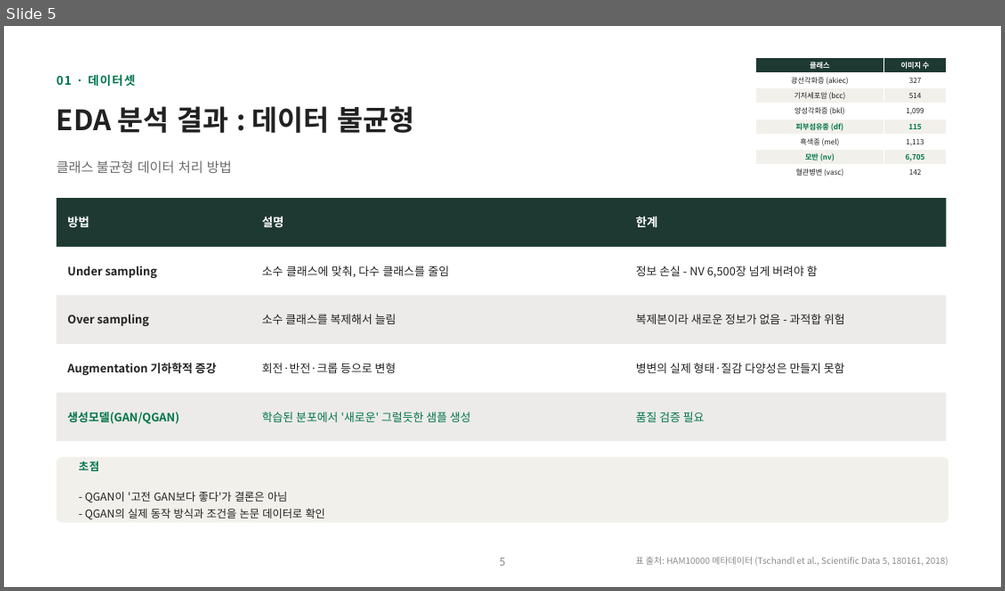
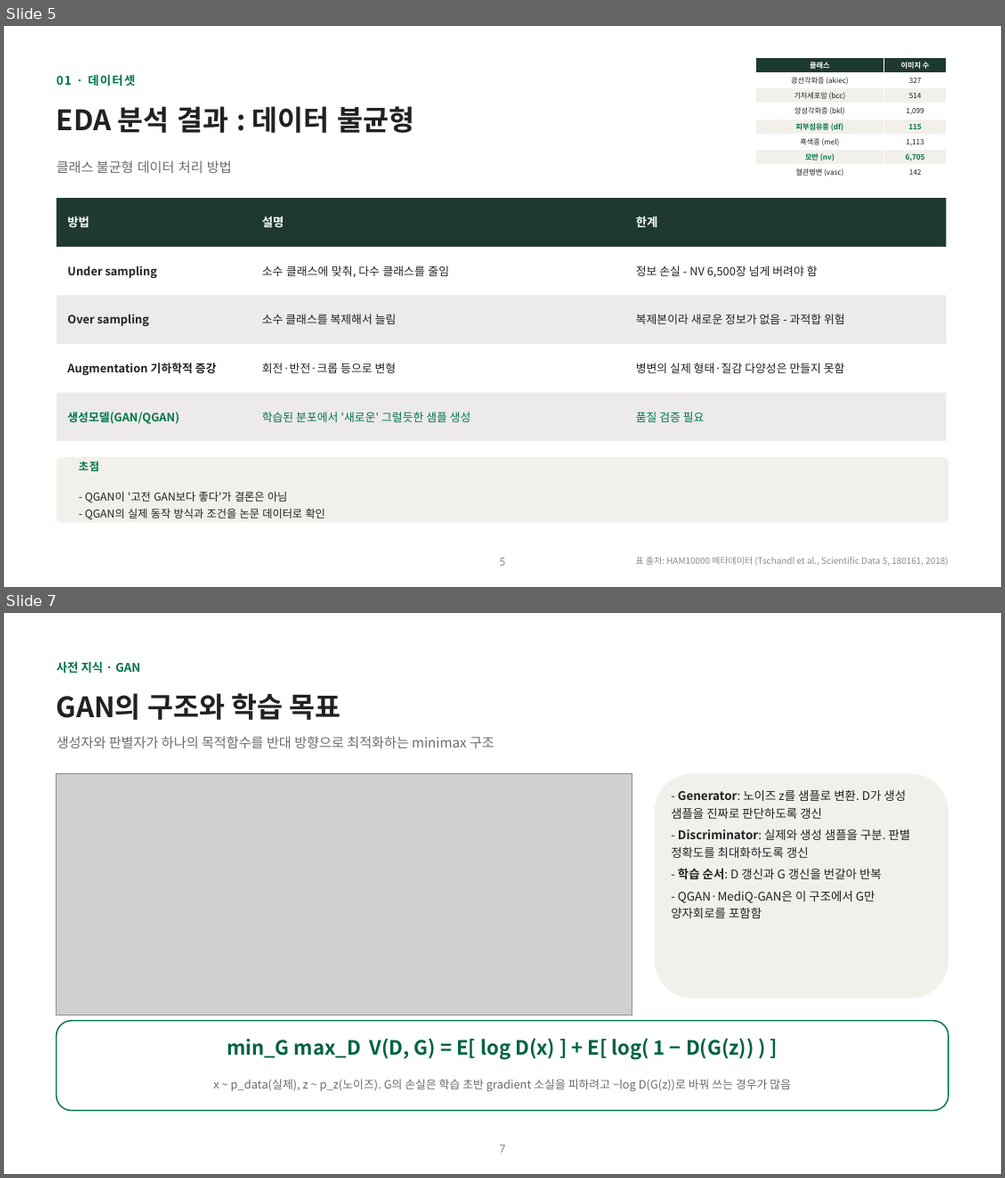
Before and after one commit to hyunhp/skin_disease_qml, a slide deck: practice/day1_slides/day1_theory_slides.pptx. Shown one above the other, each under a label of ours: slide 5 before the commit, slides 5 and 7 after it; the slides between them are not shown. The pictures are 1005x591 and 1005x1178 pixels, drawn with LibreOffice and Linux fonts; fonts in the diff are those of the drawing; grey boxes stand for pictures. Boxes give left, top, right and bottom in pixels: in the first picture for what was removed or moved away, otherwise in the second. Text is boxed around its words. In the diff, an @@ line names an element or a change of style, - is before the commit and + after.

```diff
--- a/practice/day1_slides/day1_theory_slides.pptx
+++ b/practice/day1_slides/day1_theory_slides.pptx
@@ slide 7 added at <box>4,613,1001,1174</box>, background #FFFFFF @@
@@ text added at <box>57,661,140,674</box>, 11.5 pt, text #00754A, bold @@
+사전 지식 · GAN
@@ text added at <box>57,693,340,720</box>, 27 pt, text #212121, bold @@
+GAN의 구조와 학습 목표
@@ text added at <box>57,736,494,748</box>, 13 pt, text #6B6B6B @@
+생성자와 판별자가 하나의 목적함수를 반대 방향으로 최적화하는 minimax 구조
@@ picture added at <box>57,774,632,1015</box> @@
@@ rounded rectangle added at <box>655,774,948,998</box>, fill #F2F0EB @@
@@ text added at <box>671,790,911,918</box>, 11.5 pt, text #212121 @@
+- Generator: 노이즈 z를 샘플로 변환. D가 생성 샘플을 진짜로 판단하도록 갱신
+- Discriminator: 실제와 생성 샘플을 구분. 판별 정확도를 최대화하도록 갱신
+- 학습 순서: D 갱신과 G 갱신을 번갈아 반복
+- QGAN·MediQ-GAN은 이 구조에서 G만 양자회로를 포함함
@@ rounded rectangle added at <box>57,1021,948,1111</box>, fill #FFFFFF, outline #00754A 1.25 pt @@
@@ text added at <box>226,1038,753,1059</box>, 19 pt, text #006241, bold @@
+min_G max_D V(D, G) = E[ log D(x) ] + E[ log( 1 − D(G(z)) ) ]
@@ text added at <box>213,1078,791,1091</box>, 11 pt, text #6B6B6B @@
+x ~ p_data(실제), z ~ p_z(노이즈). G의 손실은 학습 초반 gradient 소실을 피하려고 −log D(G(z))로 바꿔 쓰는 경우가 많음
@@ page number added at <box>499,1144,505,1152</box>, 12 pt, text #8C8C8C @@
+7
```
Also in this commit, not shown: 3 slides changed, 20 other slides added, 27 other files.
